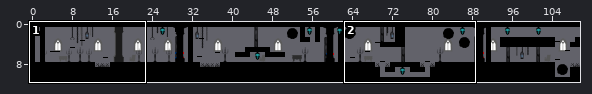
One commit to this Tiled map (JSON): assets/tilemaps/tableauTiled1.json. Above, an overview of the earlier version with the close-up marked.
Close-up. Before the edit:
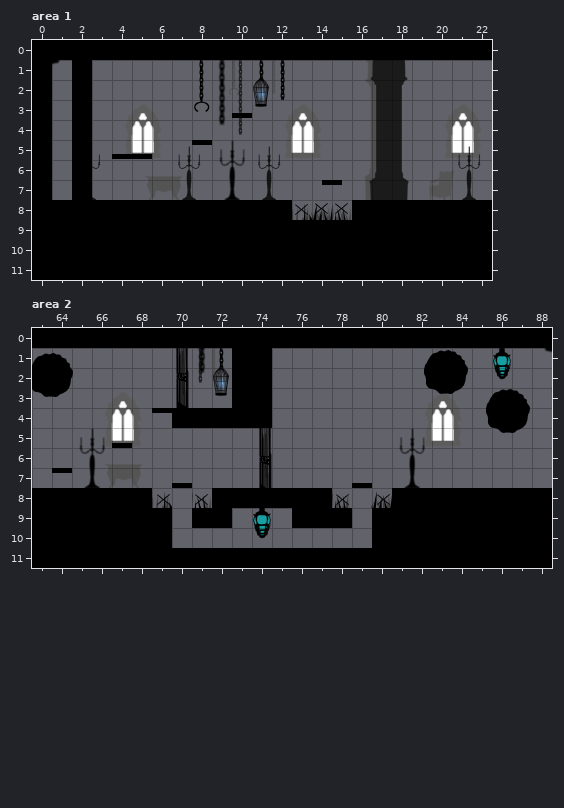
Cells are 64x64 px. Shown: area 1 x 0..22, y 0..11; area 2 x 63..88, y 0..11. The commit also changed other parts of the map, which this record leaves out. Layer "Plan3" is drawn 34,0 px off the grid.
After:
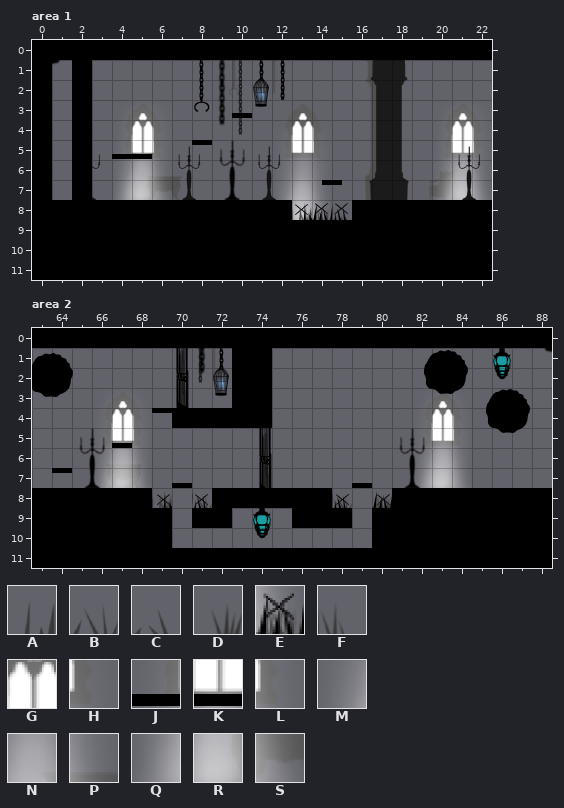
Key: from "TilesetAP": A 244, B 245, C 246, D 274, E 275, F 276, G 352, H 353, J 381, K 382, L 383, M 411, N 412, P 413, Q 441, R 442, S 443.
_ is an empty cell.
Tiles of an added or newly shown layer are drawn over the layers below it.
See-through tiles are keyed as they look on the map.
Log entry: brume +piques fixed
Difference:
Layer "Plan3", area 1:
y 8: x 13..15 DEF -> ___
Layer "Brume" (added), area 1:
y 4: x 5 _ -> G; x 21 _ -> G
y 5: x 4..6 ___ -> JKL; x 13..14 __ -> GH; x 20..22 ___ -> JKL
y 6: x 4..6 ___ -> MNP; x 12..14 ___ -> JKL; x 20..22 ___ -> MNP
y 7: x 4..6 ___ -> QRS; x 12..14 ___ -> MNP; x 20..22 ___ -> QRS
y 8: x 13..14 __ -> RS
Layer "Plan2", area 1:
y 8: x 13..15 ABC -> ___
Layer "piquesP3" (added), area 1:
y 8: x 13..15 ___ -> DEF
Layer "piquesP2" (added), area 1:
y 8: x 13..15 ___ -> ABC
Layer "Plan3", area 2:
y 8: x 71 F -> _; x 80 E -> _
Layer "Brume" (added), area 2:
y 4: x 67 _ -> G; x 83 _ -> G
y 5: x 66..68 ___ -> JKL; x 82..84 ___ -> JKL
y 6: x 66..68 ___ -> MNP; x 82..84 ___ -> MNP
y 7: x 66..68 ___ -> QRS; x 82..84 ___ -> QRS
Layer "Plan2", area 2:
y 8: x 69 A -> _; x 78 A -> _; x 80 B -> _
Layer "piquesP3" (added), area 2:
y 8: x 69 _ -> D; x 78 _ -> F; x 80 _ -> E
Layer "piquesP2" (added), area 2:
y 8: x 69 _ -> A; x 71 _ -> B; x 78 _ -> B; x 80 _ -> D
